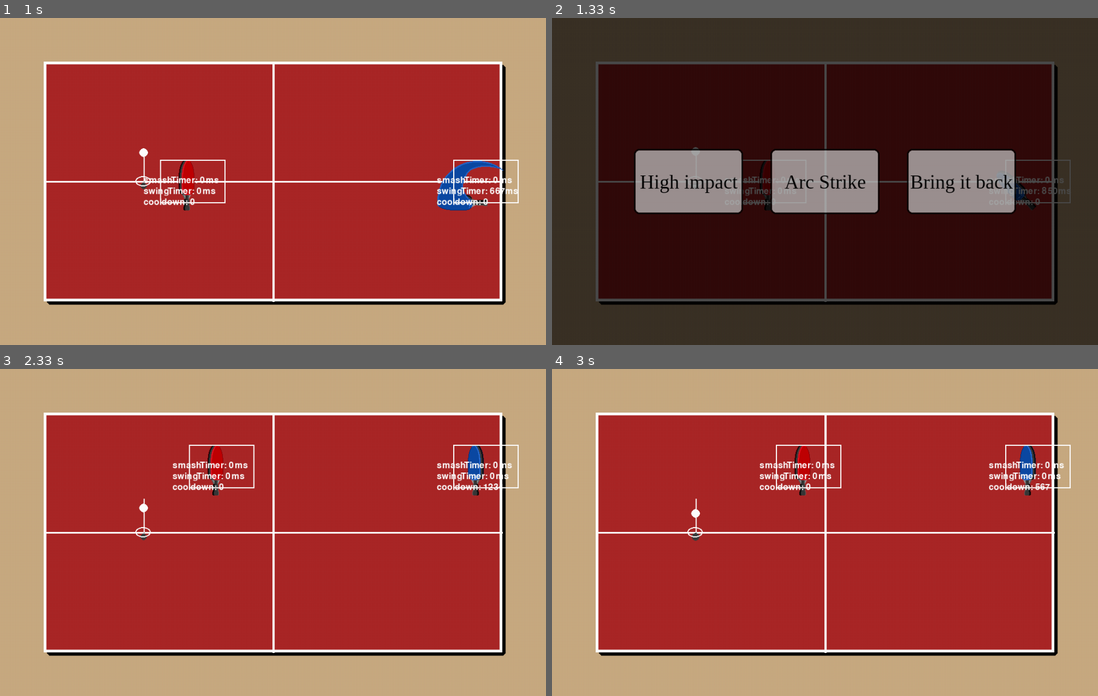
Above: before the commit, frames 1-4 (two rows, left to right).
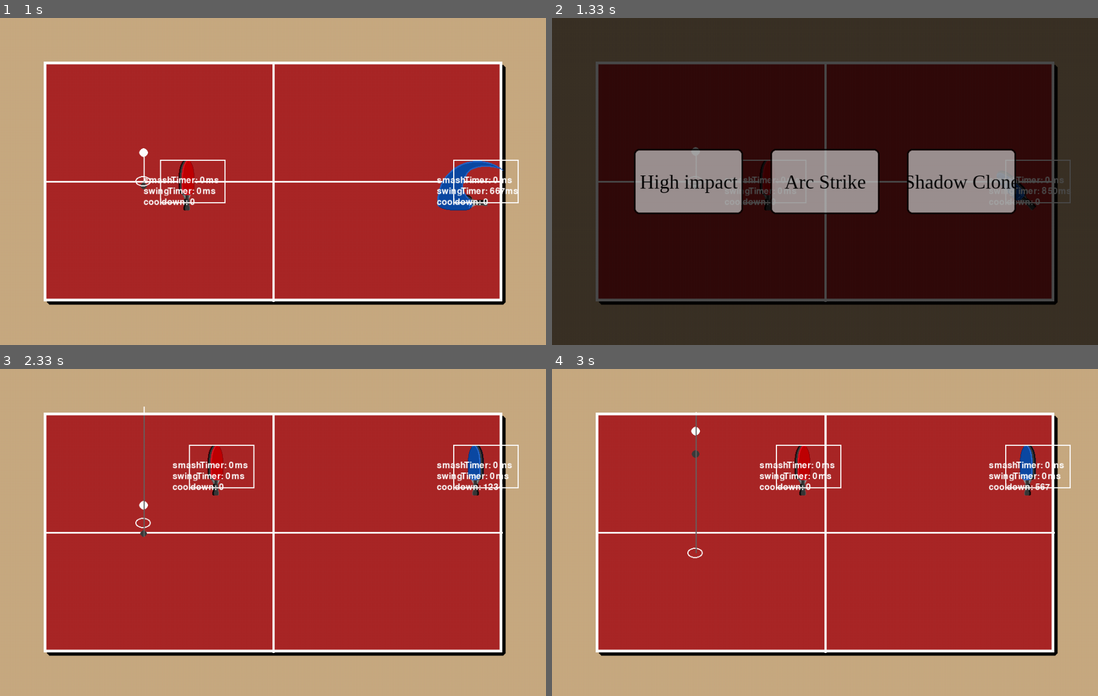
Above: after the commit, the same moments.

Repository: adhritarchak/CSI-2999-Group-C
Game: pygame game, started from game.py
The game is run twice, just before and just after one commit, with the same random seed, the same clock (stepped at 60 frames per second) and the same inputs.
Inputs (mouse positions are in pixels of both pictures, inside the frame that each line leads up to):
- Up to frame 1 (1 s): tap , at 0.33 s; hold Right from 0.67 s (still down); hold D from 0.67 s (still down)
- Up to frame 2 (1.33 s): release Right at 1.13 s; release D at 1.13 s; tap C at 1.17 s
- Up to frame 3 (2.33 s): click (273, 532) at 1.55 s; hold Up 1.83-2.13 s; hold W 1.83-2.13 s; move the mouse to (141, 535) at 1.87 s; tap Z at 2.17 s
- Up to frame 4 (3 s): hold Right 2.5-2.97 s; hold D 2.5-2.97 s; tap Z at 2.57, 2.87 s

Frame 1 is identical in both runs. In frame 2, 0.4% of the frame differs, in the area x 65-85%, y 47-54%; in frame 3, 0.2%; in frame 4, 0.3%.

Commit message:
Implemented the card effects into the game, some still need to be polished to fit the game, and I also finally added the recieving smash with a normal hit consequence

Diff:
--- a/ball.py
+++ b/ball.py
@@ -26,6 +26,8 @@
 
     def get_velocity(self):
         return self.__velocity
+    def set_velocity(self, vx, vy, vz):
+        self.__velocity = (vx, vy, vz)
 
     def get_height(self):
         return self.__position[HEIGHT]
@@ -81,11 +83,10 @@
             pos[HEIGHT] + vel[HEIGHT]
         )
         nextVel = (
-            vel[X] + self.spin,
-            vel[Y],
+            vel[X],
+            vel[Y] + self.spin,
             vel[HEIGHT] - self.gravity
         )
-        self.spin *= 0.98  # Dampen spin over time
 
         if nextPos[HEIGHT] < 0:  # If the ball hits the ground
             nextPos = (nextPos[X], nextPos[Y], 0)  # Reset height to ground level
@@ -173,7 +174,10 @@
             )
     def get_position(self):
         return (self.__position[X], self.__position[Y] - self.__position[HEIGHT])
+    def get_bounds(self):
+        return self.__bounds
     def update_position(self):
         self.__position, self.__velocity = self.step_physics(self.__position, self.__velocity)
+        self.spin *= 0.99  # Dampen spin over time
 
 ball_initial_position = (400, 300)  # Reset ball position to center
--- a/cards.py
+++ b/cards.py
@@ -4,24 +4,28 @@
 import random
 from Enums import *
 from ball import Ball
+import ball
 
 class Card:
     '''The class containing card data.'''
     name: str
     type: CardTypes     # Specifies card type. I dunno if we need it yet, but it's probably not bad to have.
+    effect_fn: callable
     effects: list[str]  # A list of effects to activate when the card is used, activated by getattr().
 
-    def __init__(self, name = "Card", cardType = CardTypes.Typeless):
+    def __init__(self, name = "Card", effect_fn = None, cardType = CardTypes.Typeless):
         self.name = name
         self.type = cardType
+        self.effect_fn = effect_fn
         self.effects = []
 
-    def activate(self, caller: object = None, data: dict = None):
+    def activate(self, **kwargs):
         '''The function to call when the card is used, which activates all of its effects. The caller parameter
         is the object that will call the effects.'''
-        if caller is None: caller = self
-        for effect in self.effects:
-            getattr(caller, effect)(data[effect])  # Pass data to each effect function
+        if self.effect_fn:
+            self.effect_fn(**kwargs)
+        #for effect in self.effects:
+            #getattr(caller, effect)(data[effect])  # Pass data to each effect function
 
 class Deck:
     '''Stack for cards, has both a draw and discard pile for the cards.'''
@@ -101,41 +105,87 @@
 def set_velocity(self, vx, vy, vz):
     Ball.set_velocity((vx, vy, vz))
 
-def arc_strike_effect(ball):
+def arc_strike_effect(ball, **kwargs):
         print("Arc Strike activated!")
-        ball.impulse((4,0,6))
-
-
-def bigger_is_better_effect(ball, game):
+        vel = ball.get_velocity()
+        #current_spin = ball.spin if hasattr(ball, 'spin') else 0
+        if vel[X] > 0:                  # ball moving right, paddle1 last hit it
+            ball.spin = 0.15             # curve right
+        else:                           # ball moving left, paddle2 last hit it
+            ball.spin = -0.15            # curve left
+
+
+def bigger_is_better_effect(paddle1, paddle2, **kwargs):
         print("Bigger is better activated!")
-        game.paddle1.radius += 5
-        game.paddle2.radius += 5
-
-
-def bring_it_back_effect(ball):
+        paddle1.hitbox.width = int(paddle1.hitbox.width * 1.5)
+        paddle1.hitbox.height = int(paddle1.hitbox.height * 1.5)
+        paddle2.hitbox.width = int(paddle2.hitbox.width * 1.5)
+        paddle2.hitbox.height = int(paddle2.hitbox.height * 1.5)
+
+
+def bring_it_back_effect(ball, paddle1, paddle2, **kwargs):
         print("Bring it back activated!")
-        vx, vy, vz = ball.get_velocity()
-        ball.set_velocity(-vx, -vy, vz)
-
-def shadow_clone_effect(ball):
+        vel = ball.get_velocity()
+        ball.set_velocity(-vel[X], vel[Y], vel[2])
+        #pos = ball.get_position()
+
+        #if vel[X] > 0:
+            #target_x = paddle1.hitbox.centerx
+            #direction = -1
+        #else:
+            #target_x = paddle2.hitbox.centerx
+            #direction = 1
+        #dx = abs(target_x - pos[0])
+        #dy = paddle1.hitbox.centery - pos[1] if direction == -1 else paddle2.hitbox.centery - pos[1]
+
+        # Set velocity directly towards the target paddle
+        #speed = max(abs(vel[X]), ball.max_speed * 0.5)  # minimum speed
+        #angle = dy / dx if dx != 0 else 0               # rise over run
+        #ball._Ball__velocity = (
+            #direction * speed,
+            #angle * speed,                               # aim at paddle height
+            #vel[2]
+       # )
+
+def shadow_clone_effect(ball, shadow_balls, **kwargs):
         print("Shadow Clone activated!")
-        # Implement the effect of Shadow Clone here
-
-def low_impact_effect(ball):
+        vel = ball.get_velocity()
+        pos = ball.get_position()
+        bounds = ball.get_bounds()
+        print("Shadow Clone activated!")
+        print(f"shadow_balls before: {len(shadow_balls)}")
+    # Create a shadow ball with slight drift
+        shadow = Ball(
+        x=pos[0], y=pos[1],
+        height=ball.get_height(),
+        vel_z=vel[2],
+        speed_x=vel[0],
+        speed_y=vel[1] + 3,  # slight drift
+        radius=ball.radius,
+        spin=ball.spin,
+        chosen_card=None,
+        max_speed=ball.max_speed
+    )
+        shadow.set_bounds(top=bounds[0], bottom=bounds[1], left=bounds[2],right=bounds[3] )
+        shadow.is_shadow = True  # Mark as fake
+        shadow_balls.append(shadow)
+        print(f"After: {len(shadow_balls)} shadows")
+
+def low_impact_effect(ball, **kwargs):
         print("Low impact activated!")
-        #Returning smash
-
-
-def high_impact_effect(ball):
+        vel = ball.get_velocity()
+        ball.impulse((vel[0] * 0.5, 0, 0))
+
+
+def high_impact_effect(ball, paddle1, paddle2, **kwargs):
         print("High impact activated!")
         #if Smash1_active or Smash2_active:
-            #pass #Ball smash speed goes up by 1.5
-
-def shrink_effect(ball):
-        import ball
+        paddle1.smashPower = min(paddle1.smashPower * 1.5, 1.0)
+        paddle2.smashPower = min(paddle2.smashPower * 1.5, 1.0)
+
+def shrink_effect(ball, **kwargs):
         print("Shrink activated!")
-        ball.radius = max(4, ball.radius - 4)
-        ball.impulse((2,0,2))
+        ball.radius = max(4, ball.radius - 3)
 
 
 chosen_card = None
@@ -144,7 +194,7 @@
           Card("Arc Strike", arc_strike_effect), #cards[0]
           Card("Bigger is better", bigger_is_better_effect), #cards[1]
           Card("Bring it back", bring_it_back_effect), #cards[2]
-          #Card("Shadow Clone", shadow_clone_effect), #cards[3]
+          Card("Shadow Clone", shadow_clone_effect), #cards[3]
           Card("Low impact", low_impact_effect), #cards[4]
           Card("High impact", high_impact_effect), #cards[5]
           Card("Shrink", shrink_effect) #cards[6]
--- a/game.py
+++ b/game.py
@@ -107,6 +107,8 @@
 paddle1.viewDebugInfo(screenConfig['View_Debug'])
 paddle2.viewDebugInfo(screenConfig['View_Debug'])
 
+shadow_balls = []
+chosen_card = None
 # actual game
 running = True
 while running:
@@ -120,18 +122,9 @@
                 if chosen_card:
                     print("You picked: ", chosen_card.name)
             if event.key == pygame.K_z and chosen_card is not None: # Press Z to activate the chosen card effect
-                    ball_data = { ##place holder
-                    'x': ballConfig['init_x'],
-                    'y': ballConfig['init_y'],
-                    'vel_x': ballConfig['init_vel_x'],
-                    'vel_y': ballConfig['init_vel_y'],
-                    'vel_z': ballConfig['init_vel_z'],
-                    'height': ballConfig['init_height'],
-                    'radius': ballConfig['Radius']
-                         }
-                    chosen_card.activate(data=ball_data) # place holder for data, once we figure out which actual ball data we need I'll make it
-                    print("Activated card effect:", chosen_card.name)
-                    chosen_card = None  # Clear the chosen card after activation
+                   chosen_card.activate(ball=ball, paddle1=paddle1, paddle2=paddle2, shadow_balls=shadow_balls)
+                   print("Activated card effect:", chosen_card.name)
+                   chosen_card = None  # Clear the chosen card after activation
 
     dt = clock.tick(screenConfig['FPS'])
     keys = pygame.key.get_pressed()
@@ -153,12 +146,16 @@
             ball.impulse((paddle1.velocity[X] * 0.01 * dt / 1000, paddle1.velocity[Y] * 0.1 * dt / 1000, 0))
             ball.multiplyVelocity(1 + (ballConfig['paddle_hit_boost'] * paddle1.smashPower))
             paddle1.has_hit_ball = True # Prevent multiple hits in one swing
+            if abs(ball.get_velocity()[X]) >= ballConfig['Max_Speed'] * 0.7:
+                paddle1.position = (paddle1.position[X] - 30, paddle1.position[Y]) #Should push paddle when returning a smash
     if ball.within_rect(paddle2.get_hitbox(), (0, 0)) and paddle2.can_hit_ball:
         if ball.get_velocity()[X] >= 0:
             ball.bounce(-1, paddle2.swingAngle)
             ball.impulse((paddle2.velocity[X] * 0.01 * dt / 1000, paddle2.velocity[Y] * 0.1 * dt / 1000, 0))
             ball.multiplyVelocity(1 + (ballConfig['paddle_hit_boost'] * paddle2.smashPower))
             paddle2.has_hit_ball = True # Prevent multiple hits in one swing
+            if abs(ball.get_velocity()[X]) >= ballConfig['Max_Speed'] * 0.7: #Should push paddle when returning a smash
+                paddle2.position = (paddle2.position[X] + 30, paddle2.position[Y])
     ball.clamp_velocity()
 
     draw_table()
@@ -167,6 +164,12 @@
     paddle2.draw(screen=screen)
 
     ball.draw(screen=screen)
+
+    for shadow in shadow_balls[:]:
+        shadow.draw(screen=screen)
+        if shadow.get_height() <= 0:
+            shadow_balls.remove(shadow)
+
     pygame.display.flip()
 
 pygame.quit()
